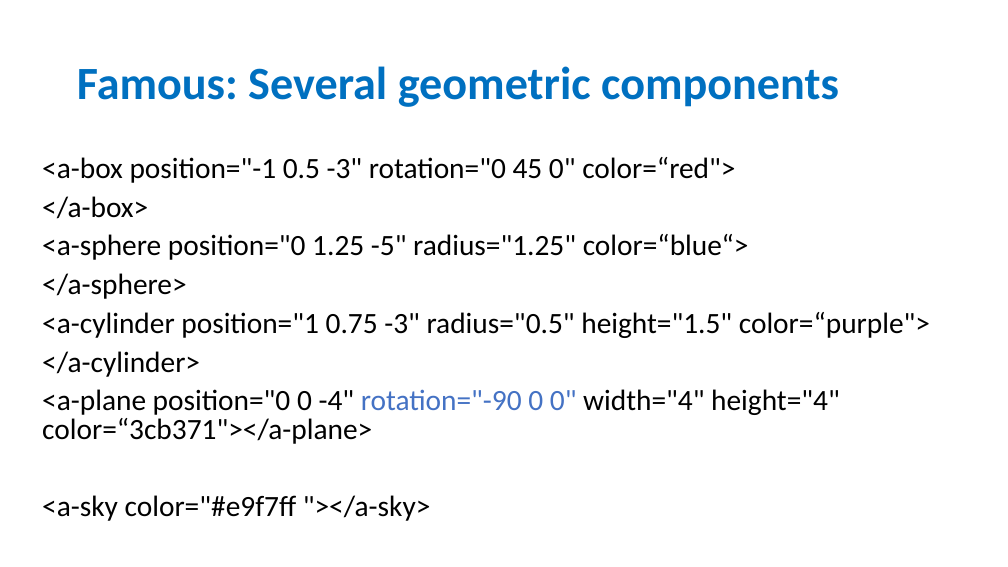
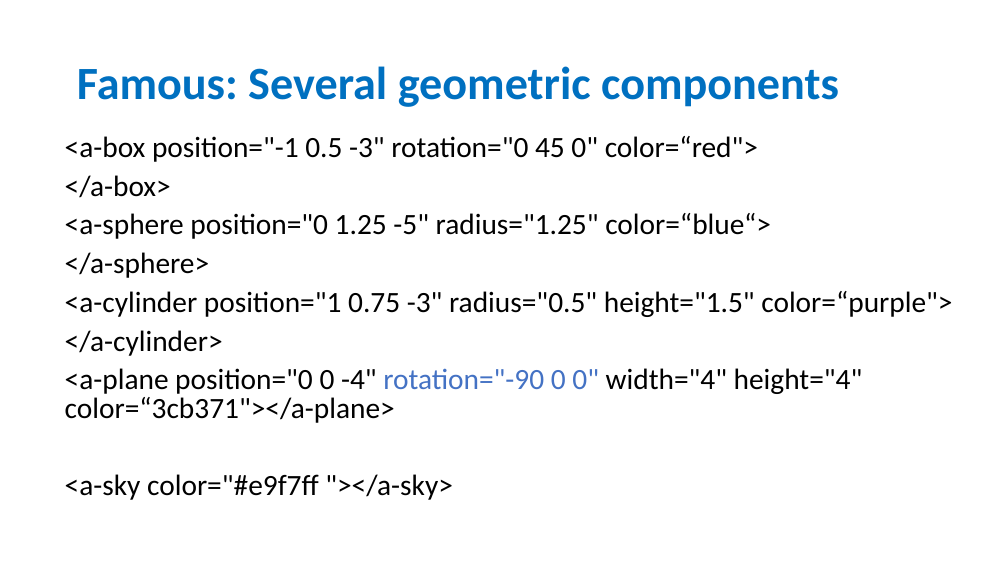
Before and after one commit to wonder-phil/UEMCON-2025, a slide deck: slide 17 of p02/A-frame-geometric-objects.pptx. Drawn at 1008x567 pixels with LibreOffice and Linux fonts; fonts in the diff are those of the drawing. Boxes give left, top, right and bottom in pixels: in the first picture for what was removed or moved away, otherwise in the second. Text is boxed around its words. In the diff, an @@ line names an element or a change of style, - is before the commit and + after.

```diff
--- a/p02/A-frame-geometric-objects.pptx
+++ b/p02/A-frame-geometric-objects.pptx
@@ text "<a-box position="-1 0.5 -3" rotation="0 ..." moved from (x1=42, y1=157, x2=930, y2=521) to (x1=65, y1=136, x2=952, y2=500) @@
```
Also in this commit, not shown: 3 other slides changed, 7 other files.
